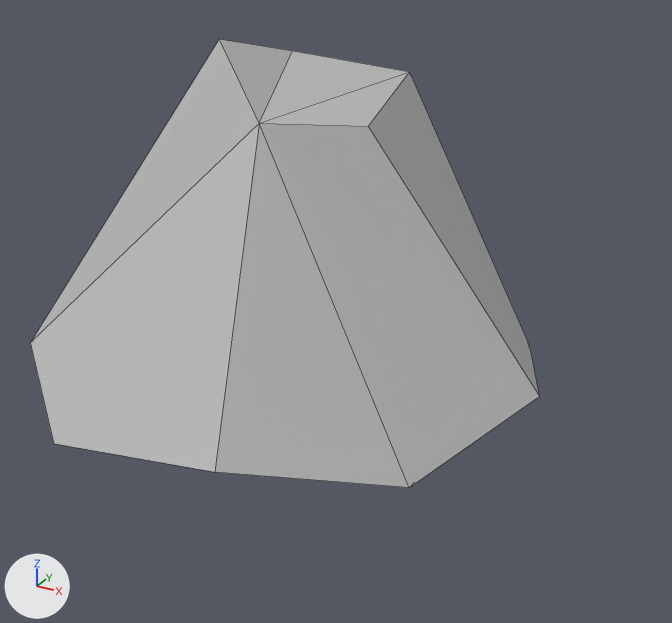
An edit to the FBX model FloatyBoaty/Assets/Models/Rock5.fbx, drawn before and after from the same camera.
The view is the same before and after, from a 50 mm camera at (2.65, -4.24, 0.98) aimed at (0.14, 0.32, -1.29). Arrows for +X, +Y and +Z are at lower left; the lights stay in place. Mesh edges are drawn as thin lines. Where no turn or scale is listed for an object, it has been applied to the vertices.

Objects in the first picture: 'Rock_5'.
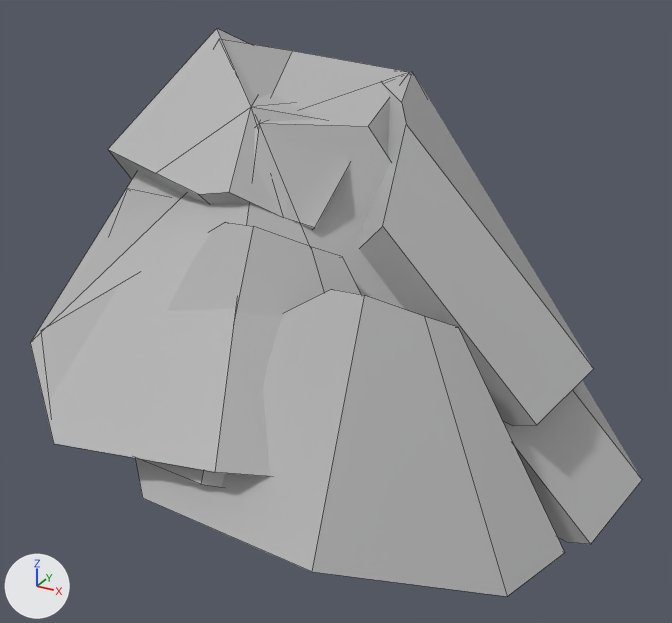
The change in detail:
Mesh me_mesh_001 is new.
It has 69 vertices, 38 faces and spans x -1.43..1.75, y -1.38..1.43, z -1.66..0.35.
It uses material mat_nailgray (grey #b6b6b6).
Mesh me_mesh_002 is new.
It has 69 vertices, 37 faces and spans x -1.43..2.06, y -1.45..2.59, z -2.21..-0.49.
It uses material mat_nailgray (grey #b6b6b6).
Object 'Rock5Damaged' (ob_rock5damaged) is new; it shows me_mesh_001.
Its location is (0.0, 0.0, 0.0).
Object 'Rock5Broken' (ob_rock5broken) is new; it shows me_mesh_002.
Its location is (0.0, 0.0, 0.0).

Location of each change, [x1, y1, x2, y2] in pixels of the pictures (672 x 623 px):
'Rock5Broken', added
    after: [135, 289, 642, 596]
'Rock5Damaged', added
    after: [41, 29, 594, 487]
